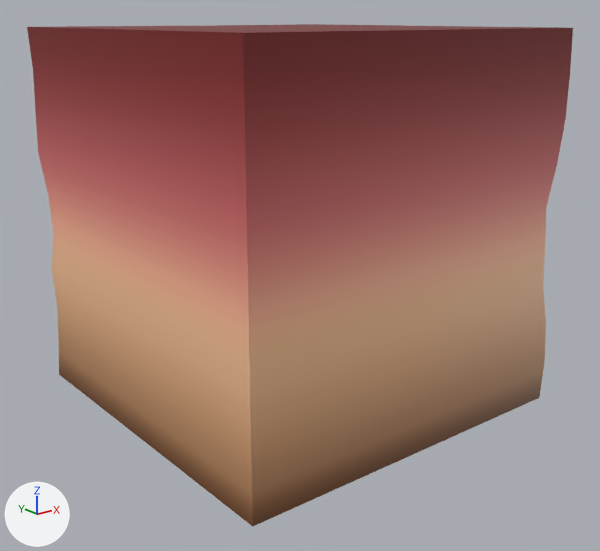
What one commit did to the FBX model Assets/Models/TileSets/Tileset 1/base7.001.fbx.
One viewpoint serves both versions: a camera (50 mm lens) standing at (-1.365, -1.749, 0.529) and looking at (-0.006, -0.05, -0.15). The lights are fixed; the arrows at lower left show +X, +Y and +Z. Where no turn or scale is listed for an object, it has been applied to the vertices.

Objects in the first picture: 'base7.001'.
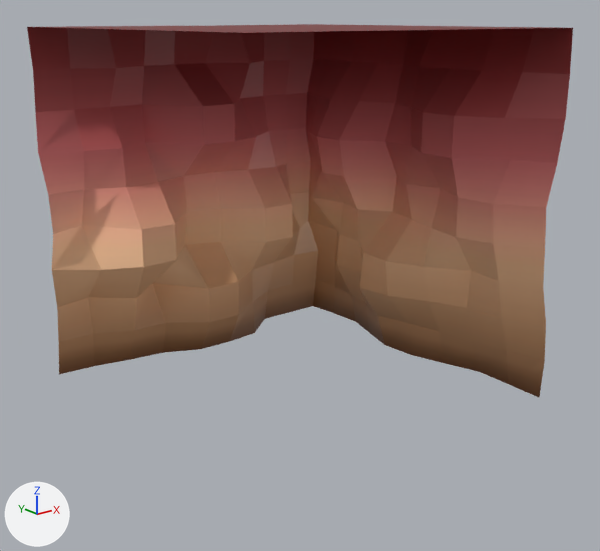
Where the change shows, as pixel boxes (x1, y1, x2, y2) in the pictures (600 x 551 px):
'base7.001', reshaped (26% shorter): before (27, 24, 573, 526); after (27, 24, 573, 397)
part 1 of me_cube_033, deleted: before (27, 27, 573, 526)

The change, as a diff of the scene's bpy script:
```diff
--- a/Assets/Models/TileSets/Tileset 1/base7.001.fbx.py
+++ b/Assets/Models/TileSets/Tileset 1/base7.001.fbx.py
@@ me_cube_033 @@
 # used by ob_base7_001; location = (0.0, 0.0, 0.0)
-me_cube_033.from_pydata(...)  # 232 vertices, 166 faces; spans x -0.493..0.507, y -0.5..0.5, z -0.5..0.5
+me_cube_033.from_pydata(...)  # 207 vertices, 163 faces; spans x -0.493..0.507, y -0.5..0.5, z -0.5..0.5
+# me_cube_033 part 1
+# 25 vertices are removed from x -0.493..0.393, y -0.5..0.386, z -0.5..0.389
+# 3 faces are deleted
 me_cube_033.materials.append(mat_foundationtexture)
```
